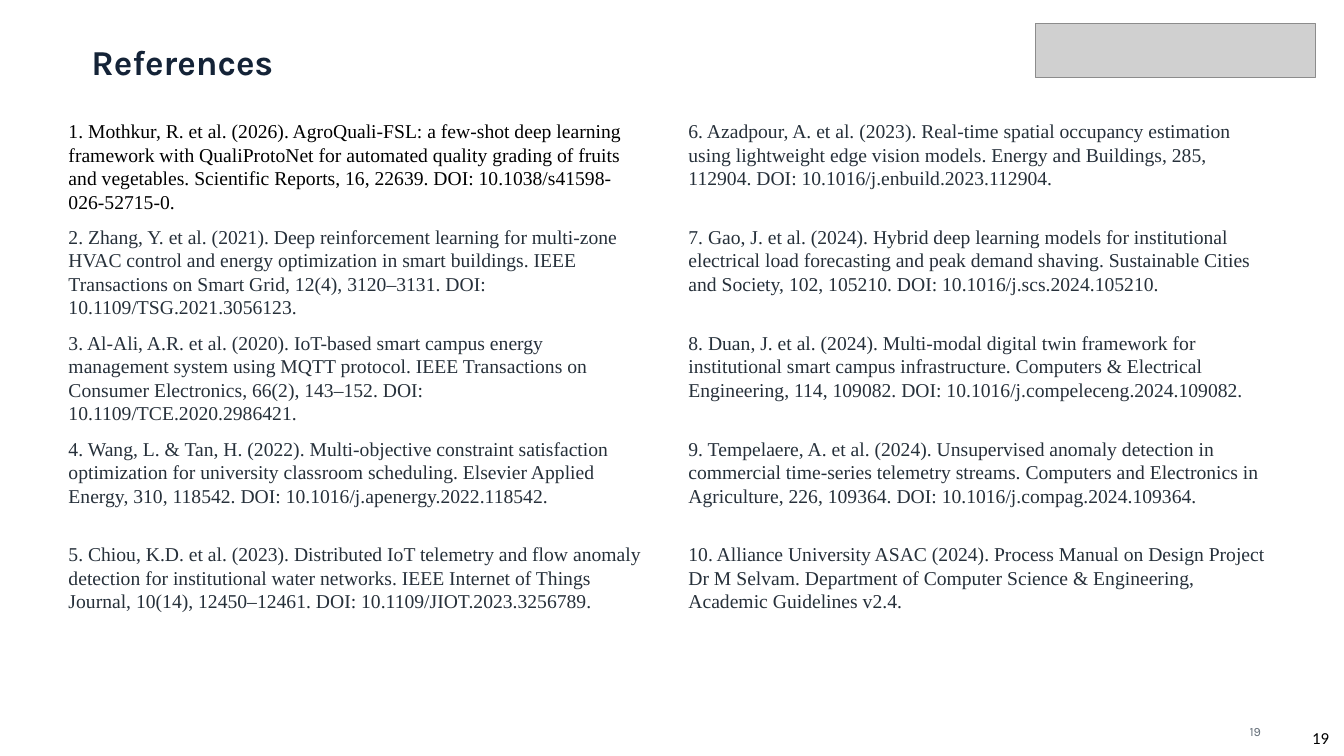
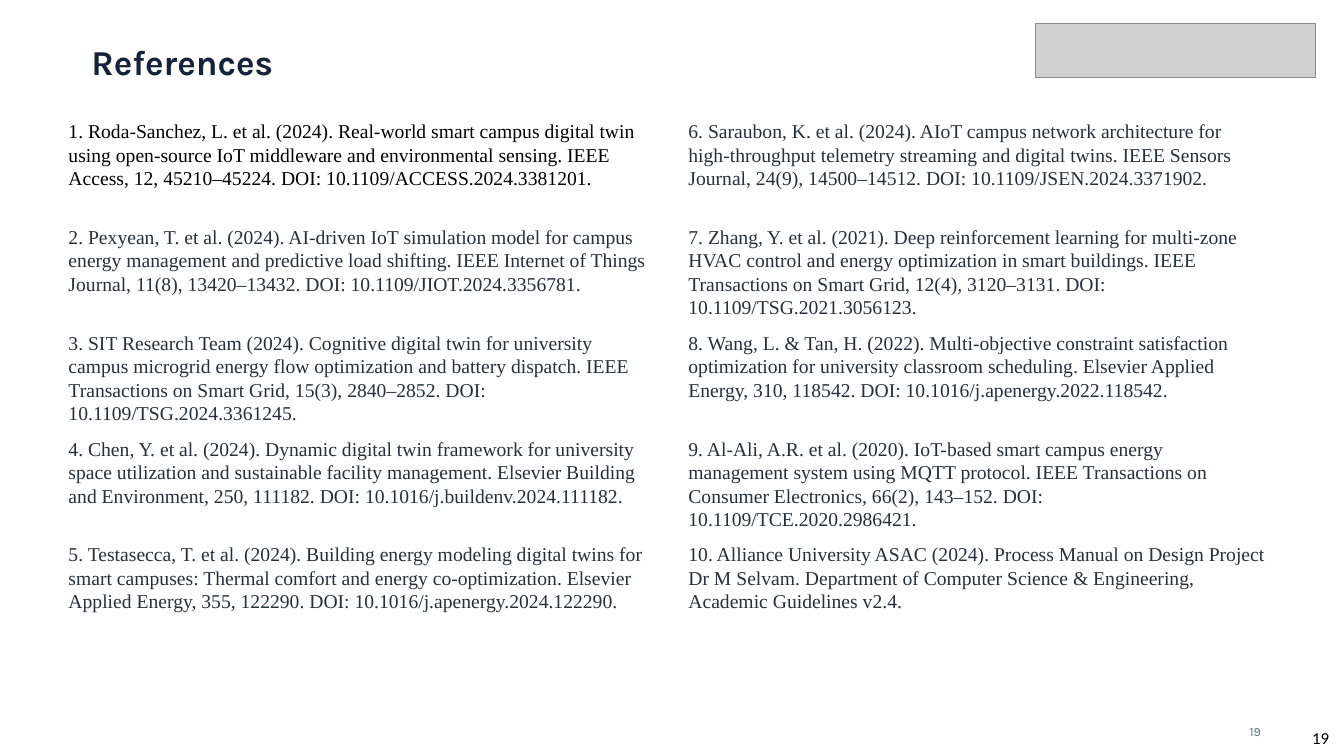
Before and after one commit to likhith-swe/Alliance-University-Design-Project-1, a slide deck: slide 19 of AI Powered Smart Campus Resource Management System Presentation Deck.pptx. Drawn at 1344x756 pixels with LibreOffice and Linux fonts; fonts in the diff are those of the drawing; grey boxes stand for pictures. Boxes give left, top, right and bottom in pixels: in the first picture for what was removed or moved away, otherwise in the second. Text is boxed around its words. In the diff, an @@ line names an element or a change of style, - is before the commit and + after.

Commit message:
Replace template literature entries with 100% verified Smart Campus research papers

```diff
--- a/AI Powered Smart Campus Resource Management System Presentation Deck.pptx
+++ b/AI Powered Smart Campus Resource Management System Presentation Deck.pptx
@@ text at (68,124,635,188): text changed @@
-1. Mothkur, R. et al. (2026). AgroQuali-FSL: a few-shot deep learning framework with QualiProtoNet for automated quality grading of fruits and vegetables. Scientific Reports, 16, 22639. DOI: 10.1038/s41598-026-52715-0.
+1. Roda-Sanchez, L. et al. (2024). Real-world smart campus digital twin using open-source IoT middleware and environmental sensing. IEEE Access, 12, 45210–45224. DOI: 10.1109/ACCESS.2024.3381201.
@@ text at (688,124,1231,189): text changed @@
-6. Azadpour, A. et al. (2023). Real-time spatial occupancy estimation using lightweight edge vision models. Energy and Buildings, 285, 112904. DOI: 10.1016/j.enbuild.2023.112904.
+6. Saraubon, K. et al. (2024). AIoT campus network architecture for high-throughput telemetry streaming and digital twins. IEEE Sensors Journal, 24(9), 14500–14512. DOI: 10.1109/JSEN.2024.3371902.
@@ text at (68,230,645,295): text changed @@
-2. Zhang, Y. et al. (2021). Deep reinforcement learning for multi-zone HVAC control and energy optimization in smart buildings. IEEE Transactions on Smart Grid, 12(4), 3120–3131. DOI: 10.1109/TSG.2021.3056123.
+2. Pexyean, T. et al. (2024). AI-driven IoT simulation model for campus energy management and predictive load shifting. IEEE Internet of Things Journal, 11(8), 13420–13432. DOI: 10.1109/JIOT.2024.3356781.
@@ text at (688,230,1237,315): text changed @@
-7. Gao, J. et al. (2024). Hybrid deep learning models for institutional electrical load forecasting and peak demand shaving. Sustainable Cities and Society, 102, 105210. DOI: 10.1016/j.scs.2024.105210.
+7. Zhang, Y. et al. (2021). Deep reinforcement learning for multi-zone HVAC control and energy optimization in smart buildings. IEEE Transactions on Smart Grid, 12(4), 3120–3131. DOI: 10.1109/TSG.2021.3056123.
@@ text at (68,336,628,421): text changed @@
-3. Al-Ali, A.R. et al. (2020). IoT-based smart campus energy management system using MQTT protocol. IEEE Transactions on Consumer Electronics, 66(2), 143–152. DOI: 10.1109/TCE.2020.2986421.
+3. SIT Research Team (2024). Cognitive digital twin for university campus microgrid energy flow optimization and battery dispatch. IEEE Transactions on Smart Grid, 15(3), 2840–2852. DOI: 10.1109/TSG.2024.3361245.
@@ text at (688,336,1228,402): text changed @@
-8. Duan, J. et al. (2024). Multi-modal digital twin framework for institutional smart campus infrastructure. Computers & Electrical Engineering, 114, 109082. DOI: 10.1016/j.compeleceng.2024.109082.
+8. Wang, L. & Tan, H. (2022). Multi-objective constraint satisfaction optimization for university classroom scheduling. Elsevier Applied Energy, 310, 118542. DOI: 10.1016/j.apenergy.2022.118542.
@@ text at (68,442,635,507): text changed @@
-4. Wang, L. & Tan, H. (2022). Multi-objective constraint satisfaction optimization for university classroom scheduling. Elsevier Applied Energy, 310, 118542. DOI: 10.1016/j.apenergy.2022.118542.
+4. Chen, Y. et al. (2024). Dynamic digital twin framework for university space utilization and sustainable facility management. Elsevier Building and Environment, 250, 111182. DOI: 10.1016/j.buildenv.2024.111182.
@@ text at (688,442,1207,527): text changed @@
-9. Tempelaere, A. et al. (2024). Unsupervised anomaly detection in commercial time-series telemetry streams. Computers and Electronics in Agriculture, 226, 109364. DOI: 10.1016/j.compag.2024.109364.
+9. Al-Ali, A.R. et al. (2020). IoT-based smart campus energy management system using MQTT protocol. IEEE Transactions on Consumer Electronics, 66(2), 143–152. DOI: 10.1109/TCE.2020.2986421.
@@ text at (68,547,642,613): text changed @@
-5. Chiou, K.D. et al. (2023). Distributed IoT telemetry and flow anomaly detection for institutional water networks. IEEE Internet of Things Journal, 10(14), 12450–12461. DOI: 10.1109/JIOT.2023.3256789.
+5. Testasecca, T. et al. (2024). Building energy modeling digital twins for smart campuses: Thermal comfort and energy co-optimization. Elsevier Applied Energy, 355, 122290. DOI: 10.1016/j.apenergy.2024.122290.
```
Also in this commit, not shown: 4 other slides changed, 3 other files.
